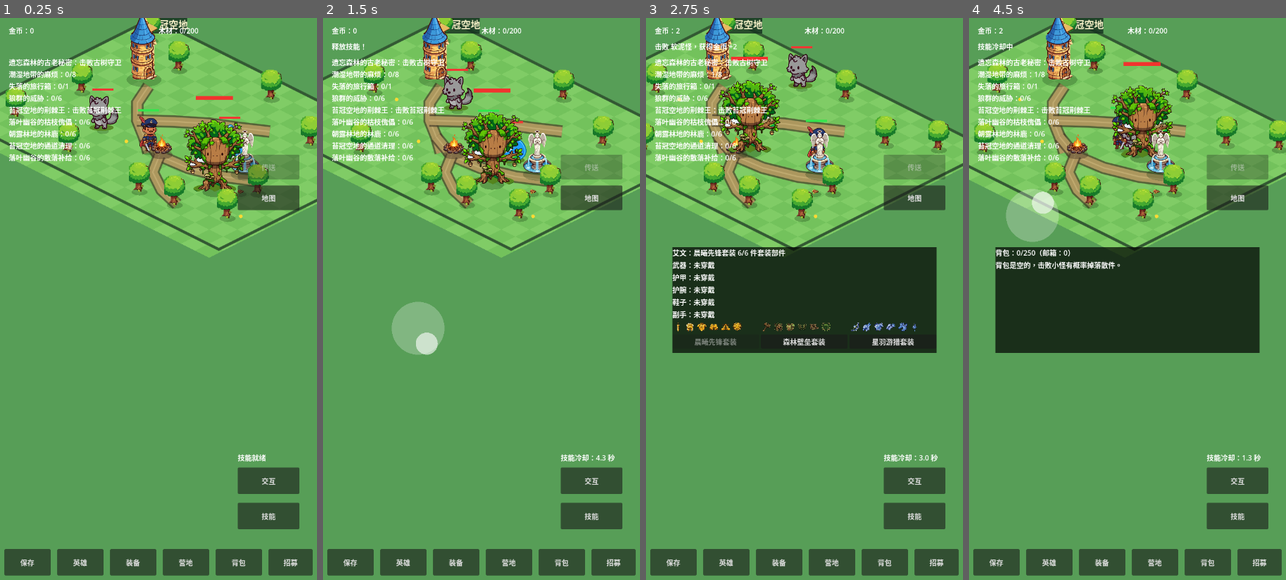
Above: before the commit, frames 1-4 (left to right).
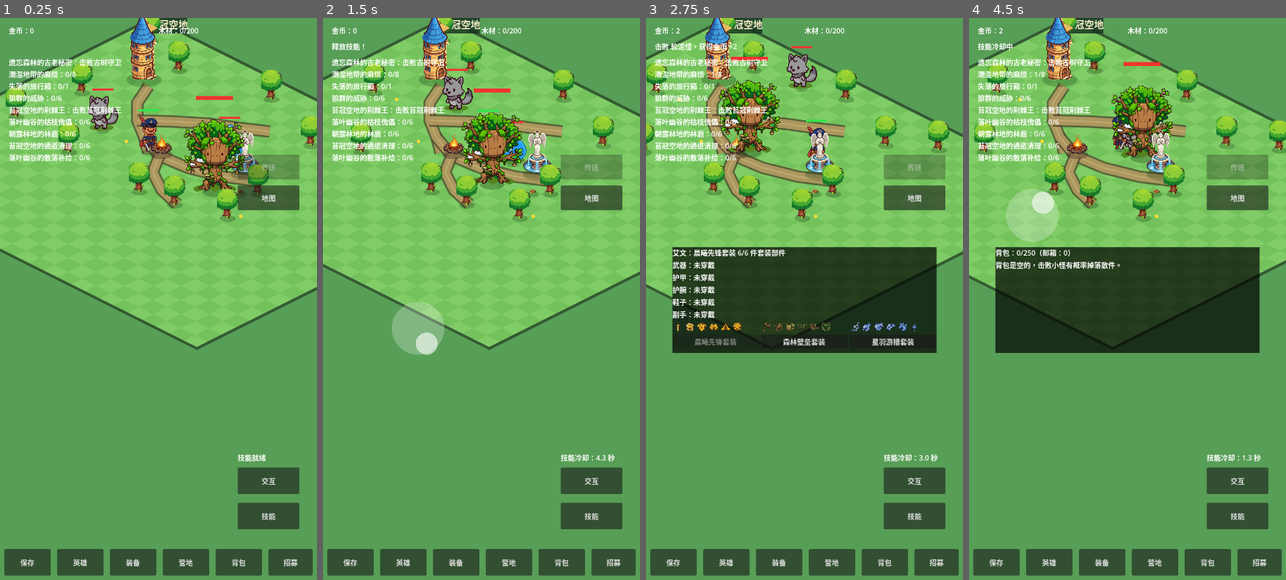
Above: after the commit, the same moments.

Repository: oneyi53/game
Game: Godot game, scene res://scenes/main.tscn
Two runs of this game, one before a commit and one after it. Both use one fixed random seed, a clock stepped at 60 frames per second and the inputs below.
Inputs (mouse positions are in pixels of both pictures, inside the frame that each line leads up to):
- Up to frame 1 (0.25 s): no input
- Up to frame 2 (1.5 s): tap Enter at 0.5 s; move the mouse to (551, 270) at 0.52 s; hold Right (ui_right) 0.53-1.25 s; tap E at 0.6 s; click (551, 270) at 0.67 s; tap Space at 0.77 s; drag from (418, 327) to (465, 411) at 1.27 s
- Up to frame 3 (2.75 s): move the mouse to (836, 175) at 2.02 s; hold Right (ui_right) from 2.03 s (still down); tap Q at 2.1 s
- Up to frame 4 (4.5 s): release Right (ui_right) at 2.75 s; drag from (1111, 411) to (1032, 214) at 2.77 s; move the mouse to (1222, 383) at 3.52 s; hold Left (ui_left) 3.53-4.25 s; tap B at 3.6 s; tap Space at 3.77 s; drag from (1032, 214) to (1079, 158) at 4.27 s

The runs differ from the first frame. In frame 1, 17% of the frame differs, in the area x 0-100%, y 21-60%; in frame 2, 17%; in frame 3, 6.3%; in frame 4, 6.5%.

Commit message:
Expand world bounds to include all region encounter spawns

Diff:
--- a/scripts/core/world_map_manager.gd
+++ b/scripts/core/world_map_manager.gd
@@ -2,14 +2,14 @@
 extends RefCounted
 
 # Each area is a self-contained logical world. Gameplay coordinates are
-# always map-local (0..1200, 0..900); projection is a render-only concern.
+# always map-local (0..1600, 0..1400); projection is a render-only concern.
 
 const TOWN := "town"
 const MOSS_CROWN := "moss_crown"
 const FALLEN_LEAF := "fallen_leaf"
 const MORNING_DEW := "morning_dew"
 
-const MAP_SIZE := Vector2(1200.0, 900.0)
+const MAP_SIZE := Vector2(1600.0, 1400.0)
 const DEFAULT_MARGIN := 32.0
 const MAPS := {
     TOWN: {"name": "王朝营地", "bounds": Rect2(Vector2.ZERO, MAP_SIZE), "spawn": Vector2(600.0, 610.0), "safe": true},
